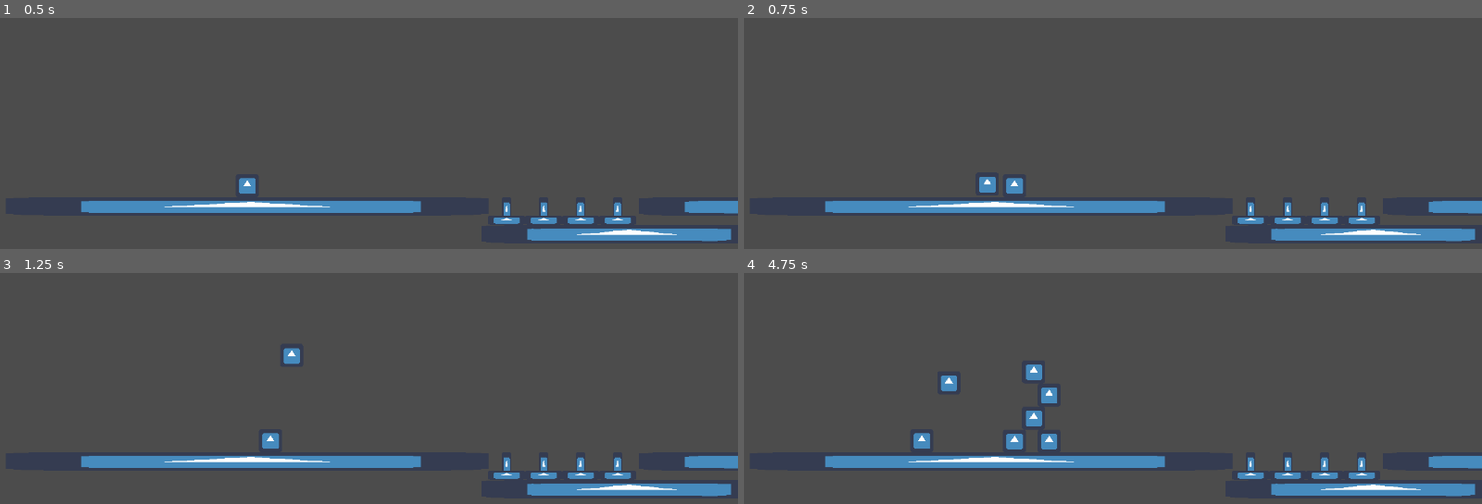
Above: before the commit, frames 1-4 (two rows, left to right).
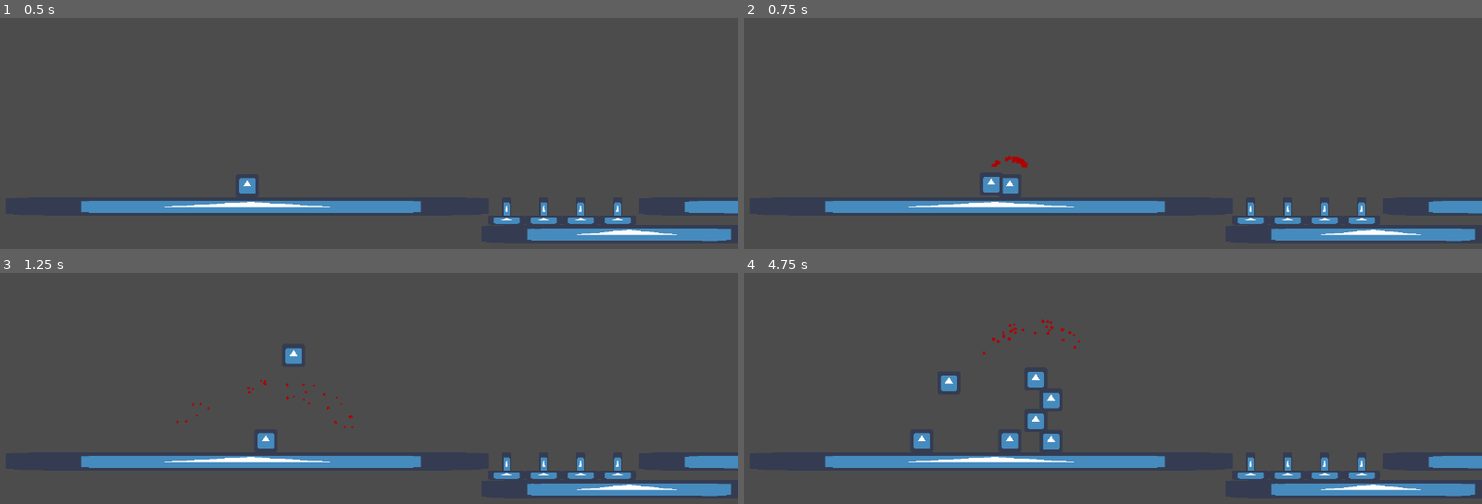
Above: after the commit, the same moments.

Repository: UltraArceus3/Mini-Jam-96-Game-Submission
Game: Godot game, scene res://Scenes/main.tscn
Two runs of this game, one before a commit and one after it. Both use one fixed random seed, a clock stepped at 60 frames per second and the inputs below. The engine's default icon, where the game draws it, is replaced by a stand-in: a white triangle on a blue panel in a dark square.
Inputs:
- Up to frame 1 (0.5 s): no input
- Up to frame 2 (0.75 s): tap Enter at 0.5 s; hold D (RIGHT) from 0.53 s (still down); tap R (ded) at 0.6 s
- Up to frame 3 (1.25 s): keep holding D (RIGHT); tap W (UP) at 0.77 s
- Up to frame 4 (4.75 s): tap R (ded) every 0.75 s from 1.35 to 4.35 s; tap W (UP) at 1.52, 3.02, 3.77, 4.52 s; release D (RIGHT) at 2.03 s; hold A (LEFT) 2.03-2.78 s; hold D (RIGHT) 2.78-4.28 s; hold A (LEFT) from 4.28 s (still down)

Frame 1 is identical in both runs. In frame 2, 0.3% of the frame differs, in the area x 31-39%, y 59-76%; in frame 3, 0.3%; in frame 4, 0.8%, in the area x 32-46%, y 20-77%.

Commit message:
Added blood :)

Diff:
--- a/entities/player/player.gd
+++ b/entities/player/player.gd
@@ -40,5 +40,6 @@
 
 func kill():
 	is_dead = true
-	velocity.x = 0.0
+	velocity = Vector2.ZERO
 	emit_signal("ded")
+	$Particles2D.emitting = true
--- a/entities/player/player.tscn
+++ b/entities/player/player.tscn
@@ -1,19 +1,54 @@
-[gd_scene load_steps=4 format=2]
+[gd_scene load_steps=7 format=2]
 
 [ext_resource path="res://icon.png" type="Texture" id=1]
 [ext_resource path="res://entities/player/player.gd" type="Script" id=2]
 
+[sub_resource type="Curve" id=2]
+_data = [ Vector2( 0, 1 ), 0.0, -0.627273, 0, 0, Vector2( 1, 0 ), -2.79659, 0.0, 0, 0 ]
+
+[sub_resource type="CurveTexture" id=3]
+curve = SubResource( 2 )
+
+[sub_resource type="ParticlesMaterial" id=4]
+flag_disable_z = true
+direction = Vector3( 0, -1, 0 )
+spread = 57.35
+gravity = Vector3( 0, 98, 0 )
+initial_velocity = 176.45
+initial_velocity_random = 0.2
+angular_velocity = 56.47
+angular_velocity_random = 1.0
+orbit_velocity = 0.0
+orbit_velocity_random = 0.0
+scale = 10.0
+scale_random = 0.51
+scale_curve = SubResource( 3 )
+color = Color( 0.694118, 0, 0, 1 )
+
 [sub_resource type="RectangleShape2D" id=1]
+extents = Vector2( 8, 9 )
 
 [node name="player" type="KinematicBody2D"]
 position = Vector2( -7.10543e-15, 7.10543e-15 )
 scale = Vector2( 0.3125, 0.3125 )
 script = ExtResource( 2 )
 
+[node name="Particles2D" type="Particles2D" parent="."]
+position = Vector2( 2.27374e-14, -25.6 )
+scale = Vector2( 1, 1 )
+emitting = false
+amount = 30
+lifetime = 3.0
+one_shot = true
+speed_scale = 3.0
+explosiveness = 1.0
+randomness = 1.0
+process_material = SubResource( 4 )
+
 [node name="Sprite" type="Sprite" parent="."]
 texture = ExtResource( 1 )
 
 [node name="CollisionShape2D" type="CollisionShape2D" parent="."]
-position = Vector2( 3.8147e-07, -3.8147e-07 )
+position = Vector2( 1.90735e-07, 3.2 )
 scale = Vector2( 3.2, 3.2 )
 shape = SubResource( 1 )
